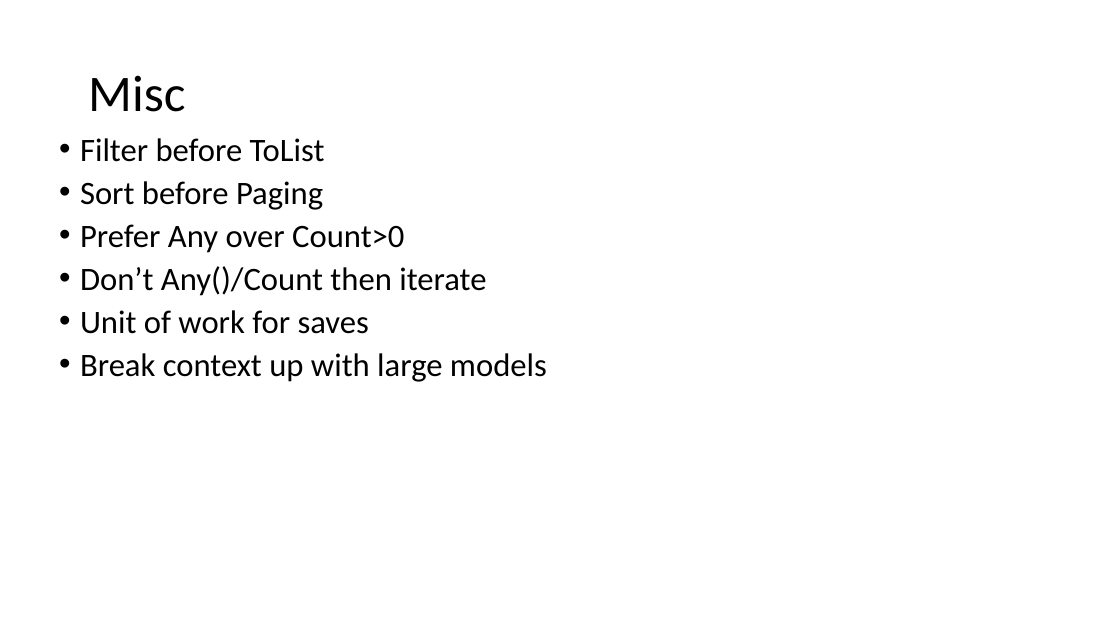
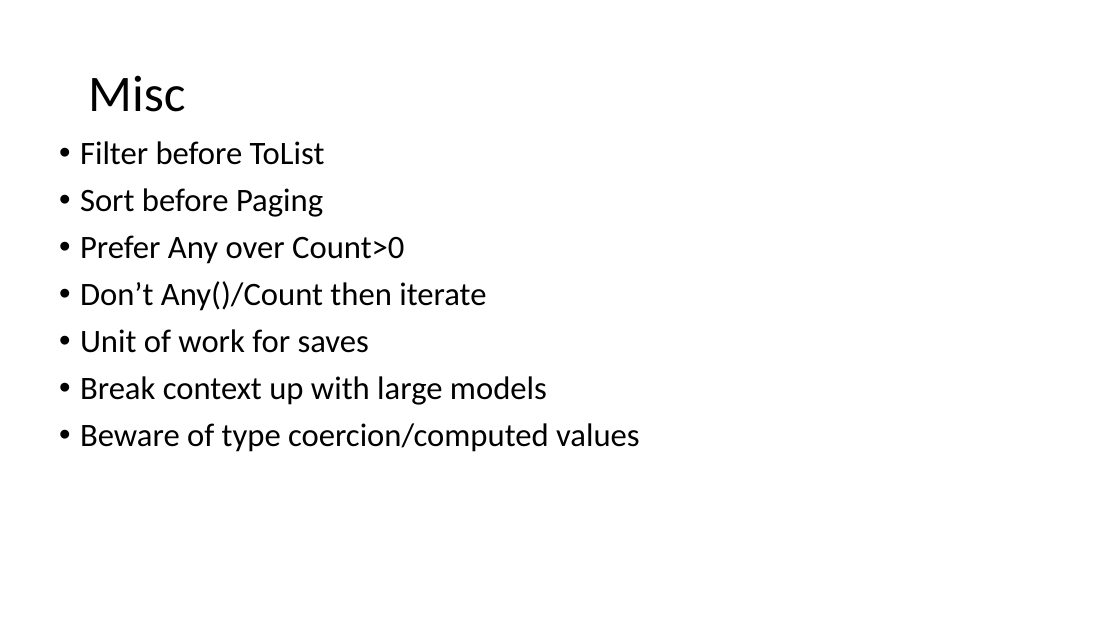
Before and after one commit to jwooley/RecipeWebApi, a slide deck: slide 19 of EFPerf.pptx. Drawn at 1120x630 pixels with LibreOffice and Linux fonts; fonts in the diff are those of the drawing. Boxes give left, top, right and bottom in pixels: in the first picture for what was removed or moved away, otherwise in the second. Text is boxed around its words. In the diff, an @@ line names an element or a change of style, - is before the commit and + after.

```diff
--- a/EFPerf.pptx
+++ b/EFPerf.pptx
@@ text at (80, 141, 547, 405): line spacing 0.8 to 0.9 @@
@@ text at (80, 423, 640, 452): paragraph added @@
+• Beware of type coercion/computed values
```
Also in this commit, not shown: 6 other files.
